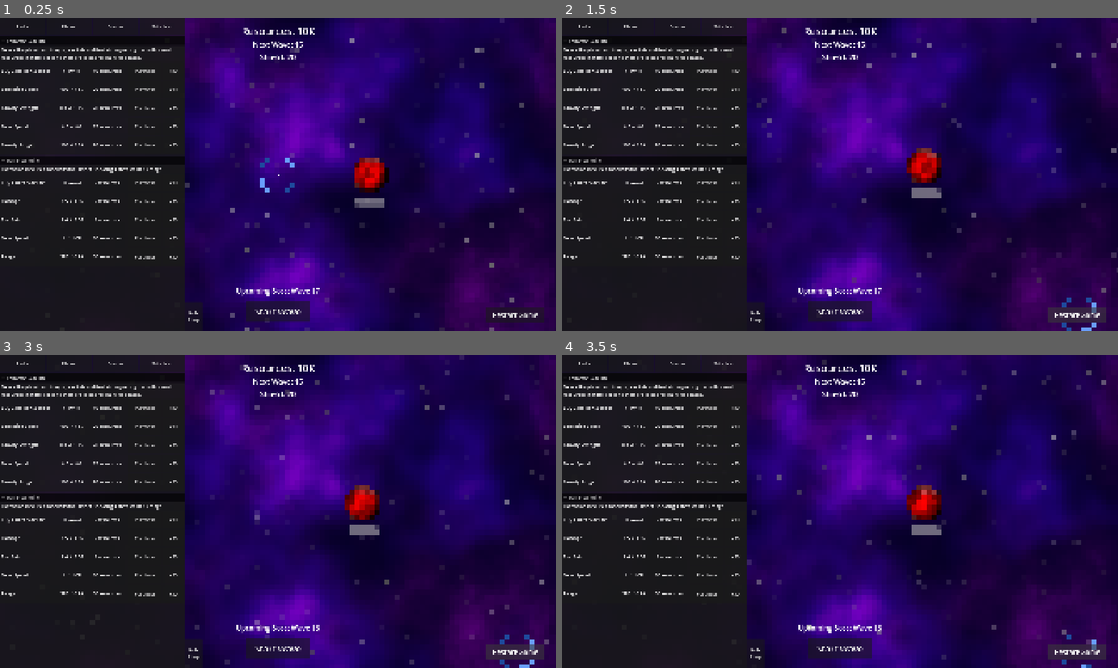
Above: before the commit, frames 1-4 (two rows, left to right).
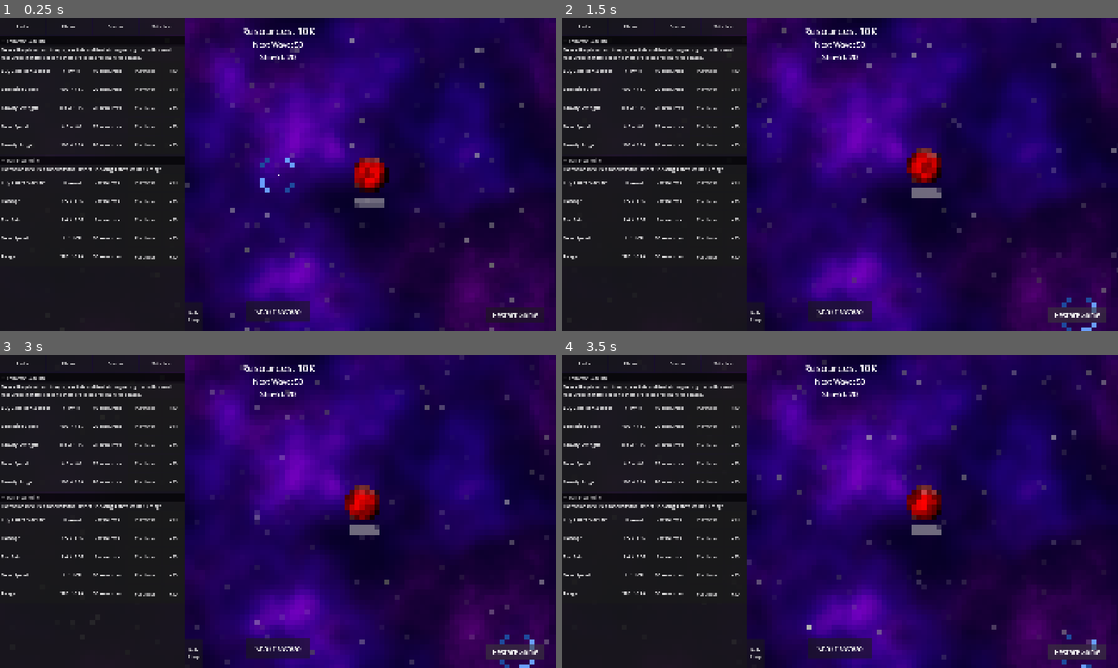
Above: after the commit, the same moments.

Repository: naeemR123/Learners-Game-Jam--2
Game: Godot game, scene res://Scenes/main.tscn
The game is run twice, just before and just after one commit, with the same random seed, the same clock (stepped at 60 frames per second) and the same inputs.
Inputs:
- Up to frame 1 (0.25 s): no input
- Up to frame 2 (1.5 s): click "Start Wave" at 0.5 s; click "Restart Game" at 1.25 s
- Up to frame 3 (3 s): click "Start Wave" at 2 s; click "Restart Game" at 2.75 s
- Up to frame 4 (3.5 s): no input

The runs differ from the first frame. In frame 1, 0.2% of the frame differs, in the area x 42-58%, y 7-89%; in frame 2, 0.2%; in frame 3, 0.2%; in frame 4, 0.2%.

Commit message:
Part 1: Add difficulty scaling and asteroid multipliers
Introduce global difficulty scaling and per-wave multipliers: add constants and helper functions (wave_progress, speed/health/damage/drop multipliers) and adaptive spawn interval logic in wave_manager; increase starting wave in main.tscn. Extend AsteroidData with speed_variance and reorganize fields. Update asteroid resource presets (max_speed, speed_variance, spawn_weight). Refactor asteroid.gd: rename current_health→health, reorder start() params, apply speed/health/damage/drop multipliers, improved speed variance calc, debug/warning logs, and use resistances dup. asteroid_spawner: shorten initial delay and pass computed multipliers to asteroids.

Diff:
--- a/Scenes/main.tscn
+++ b/Scenes/main.tscn
@@ -55,7 +55,7 @@
 [node name="Main" type="Node2D" unique_id=1160054467]
 script = ExtResource("1_344ge")
 custom_wave = true
-wave_number = 15
+wave_number = 50
 bwave_number = 26
 extra_resources = true
 extra_amount = 10000
--- a/Scripts/Globals/wave_manager.gd
+++ b/Scripts/Globals/wave_manager.gd
@@ -1,5 +1,21 @@
 extends Node
 
+
+
+# - Difficulty Scaling Constants -
+
+const SCALING_END_WAVE : float = 100	# Wave number scaling stops at, All multipliers sync | Written as float for logic, actually an int
+
+const MAX_SPEED_SCALE : float = 2.2 	# Max speed mult at scaling end wave
+const SPEED_CURVE : float = 0.7			# How fast scaling happens: < 1 = early-game ramp-up, > 1 = late-game ramp-up
+
+const DAMAGE_X2_WAVE : float = 25	# Wave number this stat doubles in value: 13 means at Wave 14 Damage is 200% base value
+const HEALTH_X2_WAVE : float = 13	# ^^^
+const DROP_X2_WAVE : float = 15 	# ^^^ wave values are integers
+
+const INTERVAL_CURVE : float = 0.9		# How fast scaling happens: < 1 = early-game ramp-up, > 1 = late-game ramp-up
+const MIN_SPAWN_INTERVAL : float = 0.25	# Lowest amount in seconds between each asteroid spawn
+# -
 
 
 # Holds data for all asteroid resources from "res://Scripts/Resources/Asteroids/"
@@ -42,6 +58,29 @@
 		# Appends the AsteroidData resource to the array
 		all_asteroids.append(asteroid)
 
+# Returns float from 0-1 based on current wave and SCALING_END_WAVE
+func wave_progress(wave: int = current_wave) -> float:
+	# Interpolates a value between 0-1 based on current wave and specified scaling end wave
+	var weight : float = (wave - 1) / (SCALING_END_WAVE - 1)	# Generates 0-1
+	return clampf(weight, 0.0, 1.0)
+
+# For determining speed mult, returns float from 1 to MAX_SPEED_SCALE based on ramp set by SPEED_CURVE
+func speed_multiplier(wave: int = current_wave) -> float:
+	var progress : float = wave_progress(wave)
+	var scale_curve : float = pow(progress, SPEED_CURVE)
+	return lerpf(1.0, MAX_SPEED_SCALE, scale_curve)
+
+# For determining health mult, returns float: determined by current_wave and HEALTH_X2_WAVE
+func health_multiplier(wave: int = current_wave) -> float:
+	return pow(2.0, (wave - 1) / HEALTH_X2_WAVE)
+
+# For determining damage mult, returns float: determined by current_wave and DAMAGE_X2_WAVE
+func damage_multiplier(wave: int = current_wave) -> float:
+	return pow(2.0, (wave - 1) / DAMAGE_X2_WAVE)
+
+# For determining drop mult, returns float: determined by current_wave and DROP_X2_WAVE
+func drop_multiplier(wave: int = current_wave) -> float:
+	return pow(2.0, (wave - 1) / DROP_X2_WAVE)
 
 # Chooses an asteroid to spawn based on minimum wave and spawn weight (chance)
 func pick_asteroid_type(wave: int) -> AsteroidData:
@@ -100,10 +139,12 @@
 		next_boss_wave = current_wave + randi_range(15, 20)
 		return
 
-	# Calculates asteroid amound and their spawn interval
-	# based on the current wave number
+	# Calculates asteroid amound and their spawn interval based on the current wave number
 	max_asteroids = 3 + (current_wave * 2)
-	var spawn_interval : float = clampf(max_spawn_interval - (0.1 * current_wave),0.4, max_spawn_interval)
+	var spawn_interval : float = lerpf(max_spawn_interval, MIN_SPAWN_INTERVAL, pow(wave_progress(current_wave), INTERVAL_CURVE))
+	# Debug print
+	print_rich("[color=orange] [DEBUG] [/color]: Spawn interval set. Current Wave: '%d' | Spawn Interval set to '%.2f' \
+	with the Cap being '%.2f'" % [current_wave, spawn_interval, MIN_SPAWN_INTERVAL])
 
 	# Sends the spawn timer interval to the asteroid spawner
 	timer_interval.emit(spawn_interval)
--- a/Scripts/ResourceScripts/asteroid_data.gd
+++ b/Scripts/ResourceScripts/asteroid_data.gd
@@ -10,8 +10,16 @@
 
 @export_category("Base Stats")
 @export var max_health : float
+@export var damage : float
+## Pixels per second at wave 1.
+## [br]Spawn radius is [b]2120px[/b] [i](although check asteroid_spawner.radius to update)[/i] [br]
+## ^ Means 96 = 22 seconds of travel from spawn to planet [b](radius/seconds = px/s)[/b]. [br]
+## "max_speed" because there can be speed variance.
 @export var max_speed : float
-@export var damage : float
+## Percentage of variance: 0.12 = up to 12% increase/decrease
+@export var speed_variance : float = 0.12
+
+@export_category("Resistances")
 ## i.e. 'slow': 0.3
 @export var resistances : Dictionary[String, float] = {}
 
@@ -20,16 +28,16 @@
 @export var spawn_weight : float
 
 @export_category("Drops")
+@export var particle_color : Color = Color(0.44, 0.44, 0.44, 1.0)
 @export var min_resources : int = 1
 @export var max_resources : int
 ## Empty means uses base weight of resources
 @export var drop_weights : Dictionary[ResourceData.ResourceType, float] = {}
-@export var particle_color : Color = Color(0.44, 0.44, 0.44, 1.0)
 
 @export_category("AI")
 @export var behavior : BehaviorType = BehaviorType.DEFAULT
 
-# Chooses random texture from Array | Applies a placeholder if empty
+## Chooses random texture from Array | Applies a placeholder if empty
 func get_random_texture() -> Texture2D:
 	if sprite_textures.is_empty():
 		var placeholder := PlaceholderTexture2D.new()
--- a/Scripts/Resources/Asteroids/boss_asteroid.tres
+++ b/Scripts/Resources/Asteroids/boss_asteroid.tres
@@ -6,8 +6,9 @@
 script = ExtResource("1_0wwu6")
 name = "Boss"
 max_health = 100.0
-max_speed = 10.0
 damage = 20.0
+max_speed = 47.0
+speed_variance = 0.0
 resistances = Dictionary[String, float]({
 "slow": 1.0
 })
--- a/Scripts/Resources/Asteroids/comet_asteroid.tres
+++ b/Scripts/Resources/Asteroids/comet_asteroid.tres
@@ -16,13 +16,14 @@
 sprite_textures = Array[Texture2D]([SubResource("AtlasTexture_hptm8"), SubResource("AtlasTexture_fnbmw")])
 scale_ratio = 0.5
 max_health = 3.0
-max_speed = 150.0
 damage = 15.0
+max_speed = 177.0
+speed_variance = 0.08
 resistances = Dictionary[String, float]({
 "slow": 0.25
 })
 min_wave = 5
-spawn_weight = 200.0
+spawn_weight = 2.0
 min_resources = 10
 max_resources = 20
 drop_weights = Dictionary[int, float]({
--- a/Scripts/Resources/Asteroids/common_asteroid.tres
+++ b/Scripts/Resources/Asteroids/common_asteroid.tres
@@ -12,8 +12,8 @@
 sprite_textures = Array[Texture2D]([ExtResource("2_smeli"), ExtResource("3_kk1cs"), ExtResource("4_nfb45"), ExtResource("5_6w02h")])
 scale_ratio = 0.8
 max_health = 3.0
-max_speed = 40.0
 damage = 3.0
+max_speed = 96.0
 min_wave = 1
 spawn_weight = 10.0
 max_resources = 3
--- a/Scripts/Resources/Asteroids/swarm_asteroid.tres
+++ b/Scripts/Resources/Asteroids/swarm_asteroid.tres
@@ -7,8 +7,9 @@
 name = "Swarm"
 scale_ratio = 0.7
 max_health = 3.0
-max_speed = 100.0
 damage = 3.0
+max_speed = 118.0
+speed_variance = 0.15
 resistances = Dictionary[String, float]({
 "slow": 0.2
 })
--- a/Scripts/Resources/Asteroids/tank_asteroid.tres
+++ b/Scripts/Resources/Asteroids/tank_asteroid.tres
@@ -9,8 +9,9 @@
 sprite_textures = Array[Texture2D]([ExtResource("2_hs3uf")])
 scale_ratio = 1.5
 max_health = 15.0
-max_speed = 30.0
 damage = 8.0
+max_speed = 71.0
+speed_variance = 0.1
 resistances = Dictionary[String, float]({
 "slow": 0.5
 })
--- a/Scripts/asteroid.gd
+++ b/Scripts/asteroid.gd
@@ -35,10 +35,10 @@
 
 
 # - Properties -
-var planet: Area2D 			# Assigned at start()
+var planet : Area2D 			# Assigned at start()
 var data : AsteroidData		# ^
 var damage : float = 3
-var current_health: float
+var health : float
 var is_dead : bool = false	# Prevents double death bug
 
 var anim_sprite : bool = false 		# If comet, animates sprite
@@ -53,11 +53,8 @@
 
 # - World Properties -
 var rotation_speed : float = 0	# Random rotation : Purely visual
+var direction : Vector2
 var speed : float
-var speed_variance : float = 15
-var max_speed : float = 300
-var min_speed : float = 20
-var direction : Vector2
 
 # - Despawning -
 @export var despawn_margin : float = 200.0
@@ -70,7 +67,9 @@
 
 # Runs immediately after entering the scene tree | Called from asteroid_spawner.gd
 # Sets up asteroid with all necessary data and properties
-func start(asteroid_type : AsteroidData, target_planet: Area2D, start_pos: Vector2, debug_speed: bool = false, debug_speed_value: float = 200, speed_multiplier: float = 1, damage_message_toggle: bool = false, health_multiplier: float = 1, damage_multiplier: float = 1.0) -> void:
+func start(asteroid_type : AsteroidData, target_planet: Area2D, start_pos: Vector2,\
+ speed_multiplier: float = 1.0, health_multiplier: float = 1.0, damage_multiplier: float = 1.0, _drop_multiplier: float = 1.0,\
+ debug_speed: bool = false, debug_speed_value: float = 200.0, damage_message_toggle: bool = false) -> void:
 
 	# Assigns variable to chosen asteroid type
 	data = asteroid_type	# CRITICAL : Needs to be at top.
@@ -100,23 +99,38 @@
 	if damage_message_toggle:
 		damage_msgs = damage_message_toggle
 
+	# SPEED
 	if debug_speed == true:		# If debug mode on, sets debug speed
 		speed = debug_speed_value
 	else:
 		# Assigns speed based on set min-max speed with speed_variance and wave's speed multiplier
-		speed = clampf((randf_range(data.max_speed - speed_variance, data.max_speed + speed_variance) * speed_multiplier) + (min_speed/2), min_speed, max_speed)
-
-	# Assigning properties
-	current_health = data.max_health * health_multiplier
-	# For Debugging
-	#print("[DEBUG] Asteroid type: %s spawned with %.1f health | data.max_health set to %.1f, and health_multiplier set to %.1f" % [data.name, current_health, data.max_health, health_multiplier])
+		var variance : float = data.max_speed * data.speed_variance
+		speed = (randf_range(data.max_speed - variance, data.max_speed + variance) * speed_multiplier)
+		if speed < 5 or speed > 1000:
+			push_warning(" [WARNING] Asteroid '%s' as type '%s' spawned at implausible speed: %.1f" % [self, data.name, speed])
+
+	# HEALTH
+	health = data.max_health * health_multiplier
+	# DAMAGE
 	damage = data.damage * damage_multiplier
 
+	# - For Debugging
+	print_rich("	[color=yellow][DEBUG][/color] Asteroid type: '%s' spawned with:
+	Health %.2f | (base %.1f × %.2f)
+	Speed: %.2f | (base %.1f ±%.0f%% × %.2f)
+	Damage: %.2f | (base %.1f × %.2f)" %
+	[data.name,
+	health, data.max_health, health_multiplier,
+	speed, data.max_speed, data.speed_variance*100, speed_multiplier,
+	damage, data.damage, damage_multiplier])
+	# -
+
+	# DROP RESOURCES
 	resource_min = data.min_resources
 	resource_max = data.max_resources
-
 	drop_weight = data.drop_weights.duplicate()
 
+	# RESISTANCES
 	resistances =  data.resistances.duplicate()
 
 	# Sets scale based on health and asteroid type's scale ratio
@@ -132,6 +146,9 @@
 		# Sets direction to fly past screen , avoiding the planet
 		direction = to_center.rotated(deg_to_rad(randf_range(-9,9))) # Slight angle variation
 		rotation = direction.angle()	# Faces towards the direction it is going
+
+		# Sets up sprite node for animation with comet sprite
+		# (HARDCODED, NEEDS REWORK LATER!)
 		sprite.texture = data.get_random_texture()
 		sprite.hframes = 8
 		sprite.vframes = 1
@@ -145,11 +162,12 @@
 		direction = (planet.global_position - global_position).normalized()
 		sprite.texture = data.get_random_texture()
 
+
+	# Displays current Asteroid's info : name, pos, and speed
+	print(" - Spawned: ", data.name , " at: ", global_position, " | Speed: ", speed, " | Scale: ", scale, " | Sprite Size: ", sprite.texture.get_size(), " | Health: ", health)
+
 	#																	#
 	#####################################################################
-
-	# Displays current Asteroid's info : name, pos, and speed
-	print(" - Spawned: ", data.name , " at: ", global_position, " | Speed: ", speed, " | Scale: ", scale, " | Sprite Size: ", sprite.texture.get_size(), " | Health: ", current_health)
 
 
 func _physics_process(delta: float) -> void:
@@ -240,17 +258,15 @@
 		wave.asteroid_death()		# Runs function in WaveManager, tracking asteroid death
 		despawn()				# Deletes this instance
 
-
-
 # Processes damage from Defenses
 func take_damage(amount: float, particles: bool = true):
 
 	if is_dead: return
 
 	# Increments Stat Tracker
-	tracker.increment(CounterIDs.DAMAGE_DEALT, minf(amount, current_health))
-	current_health -= amount
-	print(" Asteroid hit! Damage taken: %.1f | Current Health: %.1f" % [amount, current_health])
+	tracker.increment(CounterIDs.DAMAGE_DEALT, minf(amount, health))
+	health -= amount
+	print(" Asteroid hit! Damage taken: %.1f | Current Health: %.1f" % [amount, health])
 
 	# Hit Flash - Visual Effect
 	# Kills pre-existing hit-flash before starting a new one
@@ -272,7 +288,7 @@
 		get_tree().current_scene.call_deferred("add_child", hit_particles)
 		hit_particles.call_deferred("start", direction, global_position)
 
-	if current_health <=0:
+	if health <=0:
 		die()
 
 
--- a/Scripts/asteroid_spawner.gd
+++ b/Scripts/asteroid_spawner.gd
@@ -23,7 +23,7 @@
 
 # Recieves spawn interval from WaveManager and starts timer
 func timer_info(interval : float) -> void:
-	await get_tree().create_timer(3.0).timeout
+	await get_tree().create_timer(1.0).timeout
 	spawn_asteroid(wave.get_next_asteroid())
 	spawntimer.start(interval)
 
@@ -61,7 +61,12 @@
 
 	print("Asteroid spawned")
 
-	var speed_multiplier : float = 0.1 * wave.current_wave
+	var speed_mult : float = wave.speed_multiplier()
+	var health_mult : float = wave.health_multiplier()
+	var damage_mult : float = wave.damage_multiplier()
+	var drop_mult : float = wave.drop_multiplier()
 
 	# Run asteroid's start function, passing important parameter values
-	asteroid.start(asteroid_type, planet, spawn_position, custom_asteroid_speed, custom_asteroid_speed_value, speed_multiplier, damage_number_toggle)
+	asteroid.start(asteroid_type, planet, spawn_position,\
+	 speed_mult, health_mult, damage_mult, drop_mult,\
+	 custom_asteroid_speed, custom_asteroid_speed_value, damage_number_toggle, )
